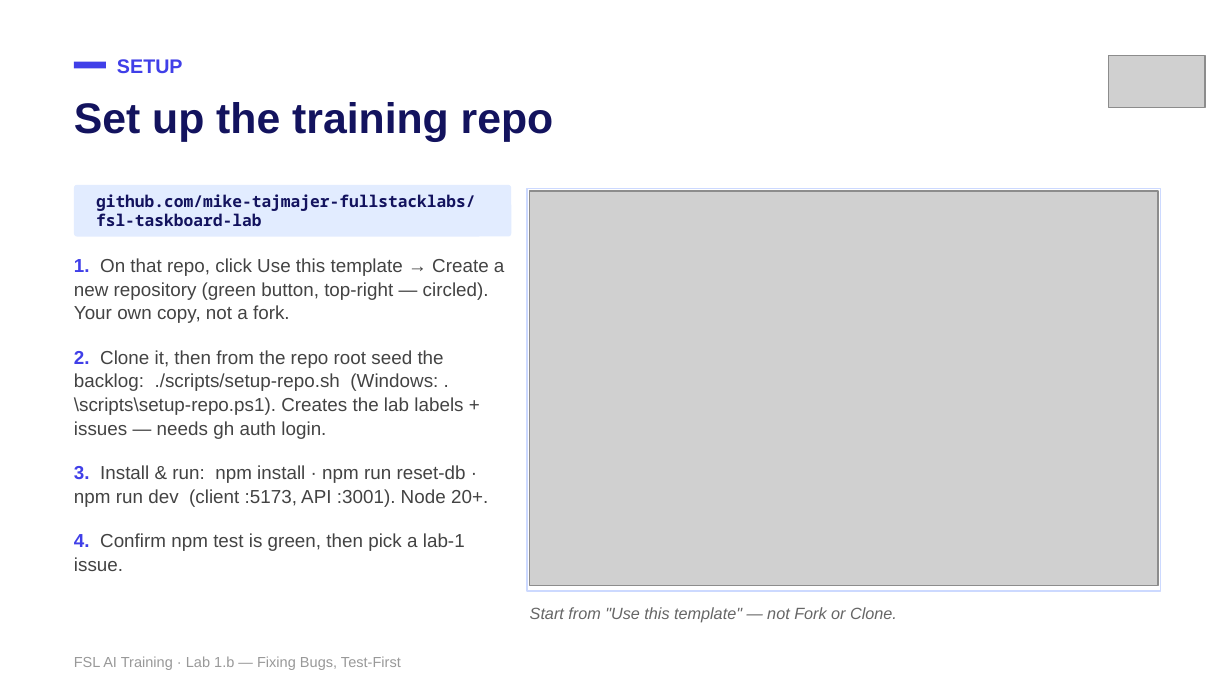
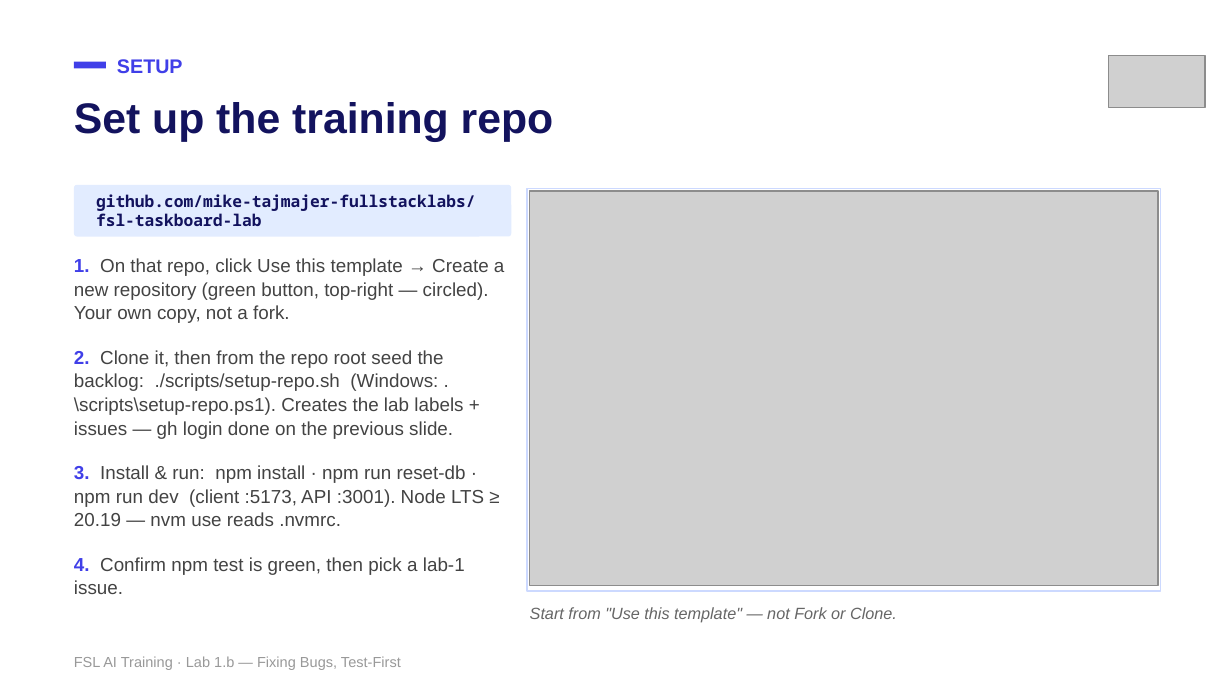
Before and after one commit to mike-tajmajer-fullstacklabs/fsl-taskboard-lab, a slide deck: slide 4 of docs/instructor/lab-1b-bugfix-test-driven.pptx (slide 3 before the commit). Drawn at 1232x693 pixels with LibreOffice and Linux fonts; fonts in the diff are those of the drawing; grey boxes stand for pictures. Boxes give left, top, right and bottom in pixels: in the first picture for what was removed or moved away, otherwise in the second. Text is boxed around its words. In the diff, an @@ line names an element or a change of style, - is before the commit and + after.

```diff
--- a/docs/instructor/lab-1b-bugfix-test-driven.pptx
+++ b/docs/instructor/lab-1b-bugfix-test-driven.pptx
@@ text at [74,350,484,526]: text changed @@
-2. Clone it, then from the repo root seed the backlog: ./scripts/setup-repo.sh (Windows: .\scripts\setup-repo.ps1). Creates the lab labels + issues — needs gh auth login.
-3. Install & run: npm install · npm run reset-db · npm run dev (client :5173, API :3001). Node 20+.
+2. Clone it, then from the repo root seed the backlog: ./scripts/setup-repo.sh (Windows: .\scripts\setup-repo.ps1). Creates the lab labels + issues — gh login done on the previous slide.
+3. Install & run: npm install · npm run reset-db · npm run dev (client :5173, API :3001). Node LTS ≥ 20.19 — nvm use reads .nvmrc.
```
Also in this commit, not shown: 1 slide added, 2 other files.
